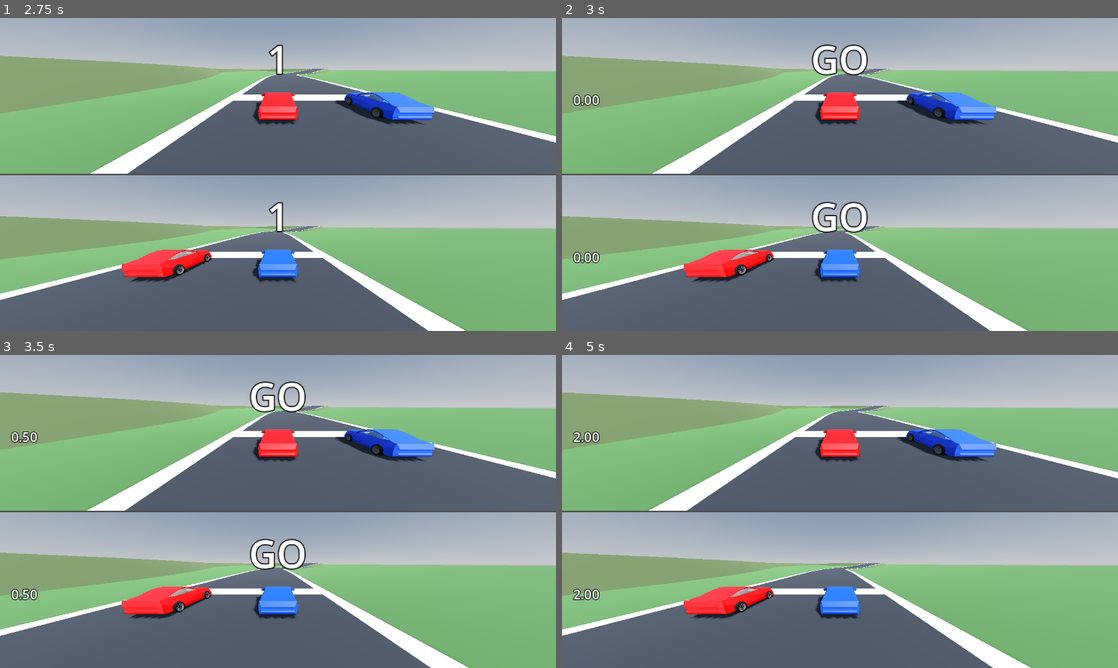
Above: before the commit, frames 1-4 (two rows, left to right).
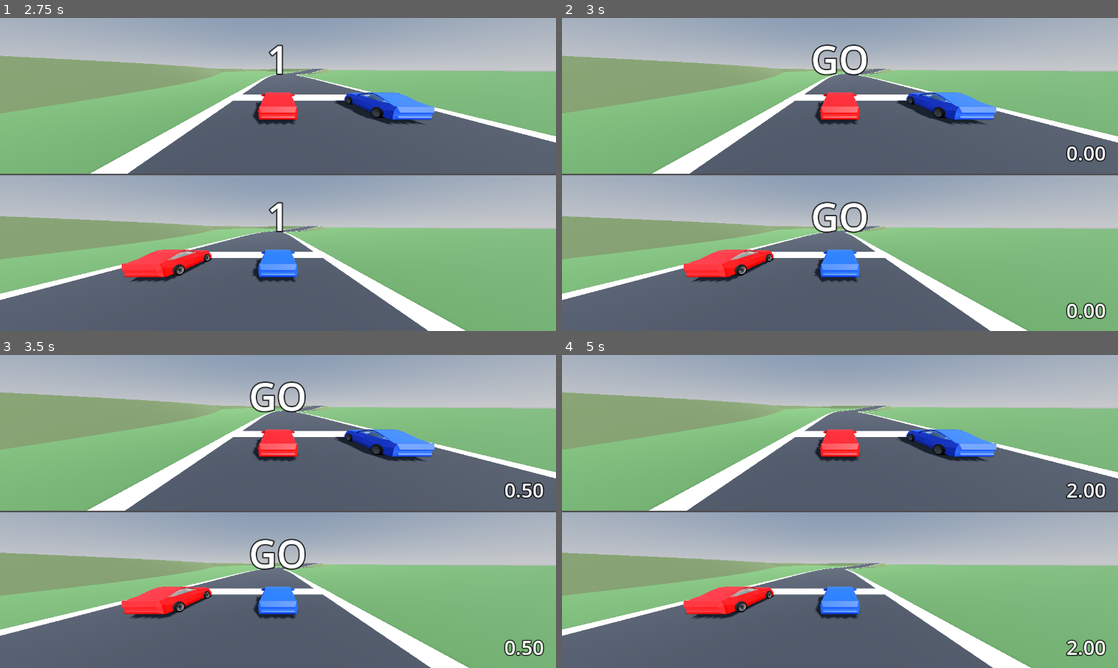
Above: after the commit, the same moments.

Repository: erte-del/2p-racing-game
Game: Godot game, scene res://scenes/main.tscn
Same seed, same stepped clock (60 frames per second), same inputs: the game is played once before the commit and once after it.
Inputs:
- Up to frame 1 (2.75 s): tap Enter at 0.5 s; tap Space at 1.25 s
- Up to frame 2 (3 s): tap Enter at 2.75 s
- Up to frame 3 (3.5 s): no input
- Up to frame 4 (5 s): no input

Frame 1 is identical in both runs. In frame 2, 0.8% of the frame differs, in the area x 1-98%, y 24-97%; in frame 3, 0.8%; in frame 4, 0.8%.

Commit message:
Move the clock to the corner and name the winner by colour
The clock is bigger and now sits in the bottom right of each half. It
needed size_flags_vertical = SIZE_SHRINK_END to get there: the label was
being shrink-centred inside its container, so vertical_alignment was only
aligning the text within the label's own box and the clock sat halfway up
the screen.

The winner is announced by the colour of their car, read from body_color
and named by hue, so recolouring a car renames it rather than leaving the
announcement pointing at the wrong colour.

Co-Authored-By: Claude Opus 5 <noreply@anthropic.com>

Diff:
--- a/scenes/main.tscn
+++ b/scenes/main.tscn
@@ -113,37 +113,37 @@
 layout_mode = 2
 size_flags_vertical = 3
 mouse_filter = 2
-theme_override_constants/margin_left = 26
-theme_override_constants/margin_top = 18
+theme_override_constants/margin_right = 28
+theme_override_constants/margin_bottom = 16
 
 [node name="Label" type="Label" parent="Hud/Top"]
 layout_mode = 2
-mouse_filter = 2
-theme_override_colors/font_color = Color(1, 1, 1, 1)
-theme_override_colors/font_outline_color = Color(0, 0, 0, 0.75)
-theme_override_constants/outline_size = 8
-theme_override_font_sizes/font_size = 30
-horizontal_alignment = 0
-vertical_alignment = 0
-
+size_flags_vertical = 8
+mouse_filter = 2
+theme_override_colors/font_color = Color(1, 1, 1, 1)
+theme_override_colors/font_outline_color = Color(0, 0, 0, 0.75)
+theme_override_constants/outline_size = 10
+theme_override_font_sizes/font_size = 46
+horizontal_alignment = 2
+vertical_alignment = 2
 
 [node name="Bottom" type="MarginContainer" parent="Hud"]
 layout_mode = 2
 size_flags_vertical = 3
 mouse_filter = 2
-theme_override_constants/margin_left = 26
-theme_override_constants/margin_top = 18
+theme_override_constants/margin_right = 28
+theme_override_constants/margin_bottom = 16
 
 [node name="Label" type="Label" parent="Hud/Bottom"]
 layout_mode = 2
-mouse_filter = 2
-theme_override_colors/font_color = Color(1, 1, 1, 1)
-theme_override_colors/font_outline_color = Color(0, 0, 0, 0.75)
-theme_override_constants/outline_size = 8
-theme_override_font_sizes/font_size = 30
-horizontal_alignment = 0
-vertical_alignment = 0
-
+size_flags_vertical = 8
+mouse_filter = 2
+theme_override_colors/font_color = Color(1, 1, 1, 1)
+theme_override_colors/font_outline_color = Color(0, 0, 0, 0.75)
+theme_override_constants/outline_size = 10
+theme_override_font_sizes/font_size = 46
+horizontal_alignment = 2
+vertical_alignment = 2
 
 [node name="Countdown" type="VBoxContainer" parent="."]
 anchors_preset = 15
--- a/scripts/main.gd
+++ b/scripts/main.gd
@@ -147,7 +147,8 @@
 		car.frozen = true
 		car.reset_motion()
 
-	_show_result("PLAYER %d WINS\n%s" % [winner + 1, _format_time(_race_time)])
+	_show_result("%s WINS\n%s" % [
+		_colour_name(_cars[winner].body_color), _format_time(_race_time)])
 	await get_tree().create_timer(result_seconds).timeout
 	_show_result("")
 
@@ -201,6 +202,31 @@
 		label.text = text
 
 
+## Name a car by its paint, so the announcement follows body_color instead of
+## hard-coding which player drives which colour.
+func _colour_name(colour: Color) -> String:
+	if colour.s < 0.25:
+		if colour.v > 0.6:
+			return "WHITE"
+		return "GREY" if colour.v > 0.25 else "BLACK"
+	var hue := colour.h * 360.0
+	if hue < 15.0 or hue >= 330.0:
+		return "RED"
+	if hue < 45.0:
+		return "ORANGE"
+	if hue < 70.0:
+		return "YELLOW"
+	if hue < 160.0:
+		return "GREEN"
+	if hue < 200.0:
+		return "CYAN"
+	if hue < 265.0:
+		return "BLUE"
+	if hue < 300.0:
+		return "PURPLE"
+	return "PINK"
+
+
 ## Minutes only once there are any, so a short course reads "42.16" rather
 ## than "0:42.16".
 func _format_time(seconds: float) -> String:
Not shown, changed: README.md
